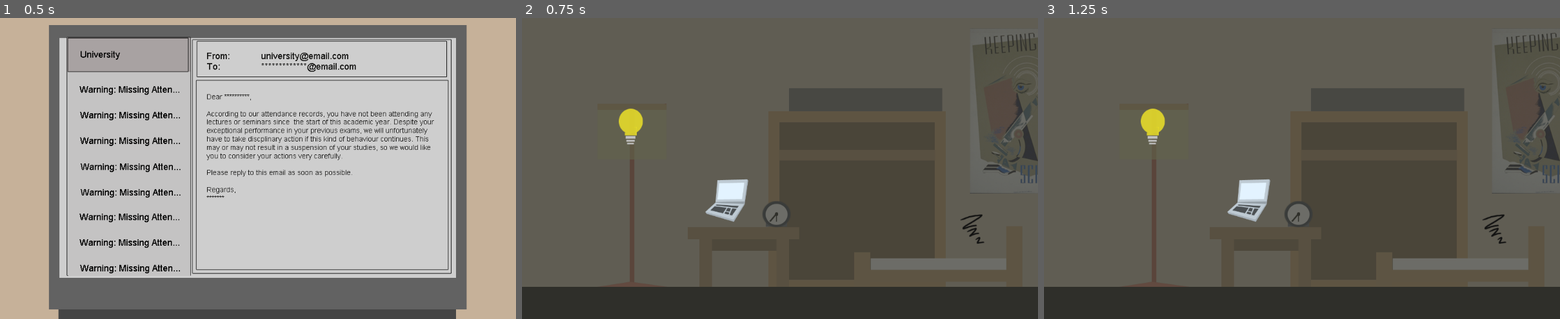
Above: before the commit, frames 1-3 (left to right).
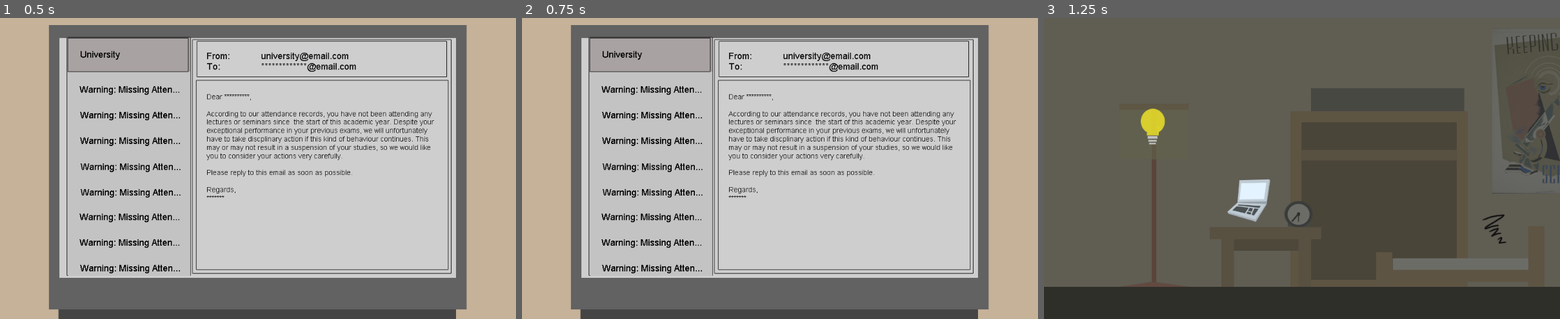
Above: after the commit, the same moments.

Repository: guyvanit/DurJam-TIRED
Game: Godot game, scene res://src/Bedroom/computer_screen.tscn
The game is run twice, just before and just after one commit, with the same random seed, the same clock (stepped at 60 frames per second) and the same inputs. This scene is started directly instead of the project's main scene. Sound files missing from this copy of the repository are replaced by a short silence.
Inputs (mouse positions are in pixels of both pictures, inside the frame that each line leads up to):
- Up to frame 1 (0.5 s): no input
- Up to frame 2 (0.75 s): tap Enter at 0.5 s; move the mouse to (893, 153) at 0.52 s; click (893, 153) at 0.67 s
- Up to frame 3 (1.25 s): no input

Frame 1 is identical in both runs. In frame 2, 92% of the frame differs, in the area x 0-100%, y 0-100%; in frame 3, nothing differs.

Commit message:
bird sound loop

Diff:
--- a/src/Bedroom/Bedroom.tscn
+++ b/src/Bedroom/Bedroom.tscn
@@ -8,6 +8,7 @@
 [ext_resource path="res://src/Bedroom/Bedroom.gd" type="Script" id=6]
 [ext_resource path="res://assets/audios/switch1.wav" type="AudioStream" id=7]
 [ext_resource path="res://assets/audios/switch2.wav" type="AudioStream" id=8]
+[ext_resource path="res://assets/audios/switch34.wav" type="AudioStream" id=9]
 
 [node name="Bedroom" type="Node2D"]
 script = ExtResource( 6 )
@@ -32,5 +33,8 @@
 [node name="Button_Comp" parent="." instance=ExtResource( 1 )]
 position = Vector2( 406.308, 363.794 )
 
+[node name="TurnOn" type="AudioStreamPlayer2D" parent="Button_Comp"]
+stream = ExtResource( 9 )
+
 [node name="Button_Zs" parent="." instance=ExtResource( 3 )]
 position = Vector2( 896.651, 421.142 )
--- a/src/Bedroom/button_comp.gd
+++ b/src/Bedroom/button_comp.gd
@@ -2,4 +2,6 @@
 
 func on_click():
 	print("Computer Button")
+	$TurnOn.play()
+	yield($TurnOn, "finished")
 	get_tree().change_scene("res://src/Bedroom/computer_screen.tscn")
--- a/src/Bedroom/computer_screen.gd
+++ b/src/Bedroom/computer_screen.gd
@@ -2,4 +2,7 @@
 
 func on_click():
 	print("Computer Screen!")
+	# test
+	$TurnOff.play()
+	yield($TurnOff, "finished")
 	get_tree().change_scene("res://src/Bedroom/Bedroom.tscn")
--- a/src/Bedroom/computer_screen.tscn
+++ b/src/Bedroom/computer_screen.tscn
@@ -1,7 +1,8 @@
-[gd_scene load_steps=4 format=2]
+[gd_scene load_steps=5 format=2]
 
 [ext_resource path="res://assets/computer_screen.png" type="Texture" id=1]
 [ext_resource path="res://src/Bedroom/computer_screen.gd" type="Script" id=2]
+[ext_resource path="res://assets/audios/switch35.wav" type="AudioStream" id=3]
 
 [sub_resource type="RectangleShape2D" id=1]
 extents = Vector2( 512, 300 )
@@ -16,3 +17,6 @@
 [node name="CollisionShape2D" type="CollisionShape2D" parent="."]
 position = Vector2( 512, 300 )
 shape = SubResource( 1 )
+
+[node name="TurnOff" type="AudioStreamPlayer2D" parent="."]
+stream = ExtResource( 3 )
--- a/src/Start/ClickStart.gd
+++ b/src/Start/ClickStart.gd
@@ -4,5 +4,5 @@
 	print("Game Start")
 
 	# plays audio then change scene
-	GlobalScript.play_audio_next(GlobalScript.bird)
+	GlobalScript.play_audio_next(GlobalScript.bird, true)
 	get_tree().change_scene("res://src/Bedroom/Bedroom.tscn")
--- a/src/global_script.gd
+++ b/src/global_script.gd
@@ -2,6 +2,7 @@
 
 # global variables
 var bedroom_lights = false
+var audio_loop = false
 
 # create audio node
 var audio = AudioStreamPlayer.new()
@@ -10,13 +11,27 @@
 var bird = load("res://assets/audios/339326__inspectorj__bird-whistling-a.wav")
 
 func _ready():
+
+	# add AudioStreamPlayer child node
 	audio.set_stream(alarm)
 	audio.volume_db = 1
 	audio.pitch_scale = 1
 	add_child(audio)
 
-func play_audio_next(next):
+	bird.set("loop", true)
+
+func play_audio_next(next, next_loop):
 	audio.play()
 	yield(audio, "finished")
 	audio.set_stream(next)
-	audio.play()
+
+	# if next_loop true, loop next audio
+	if next_loop:
+		audio_loop = true
+
+		# loops audio until audio_loop set to false
+		while audio_loop:
+			audio.play()
+			yield(audio, "finished")
+			if(not audio_loop):
+				break
Not shown, added: assets/audios/switch34.wav.import
Not shown, added: assets/audios/switch35.wav.import
Not shown: 1 places in src/Bedroom/Bedroom.tscn that only renumber resources
Not shown, added: assets/audios/switch34.wav
Not shown, added: assets/audios/switch35.wav
